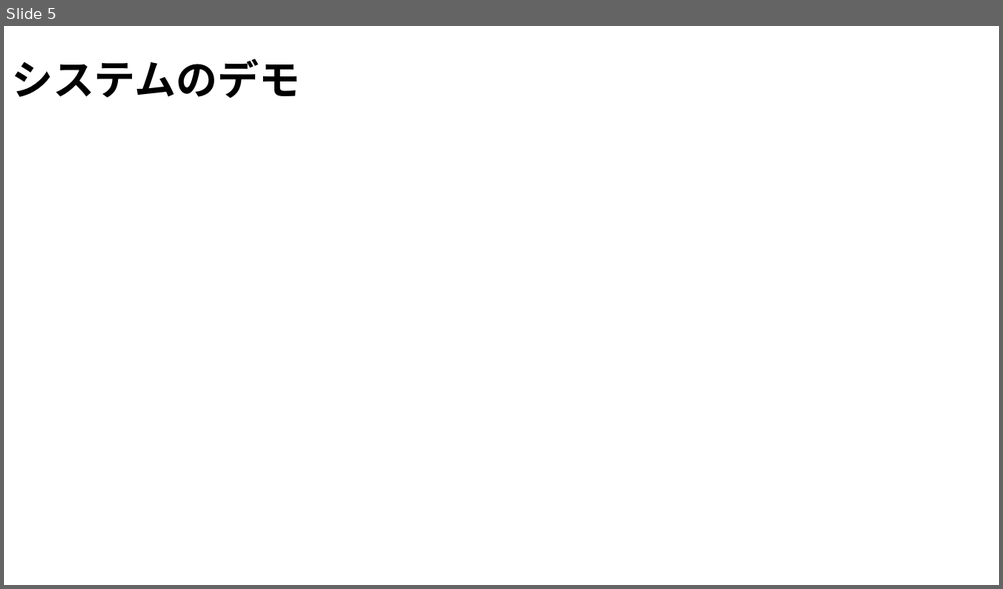
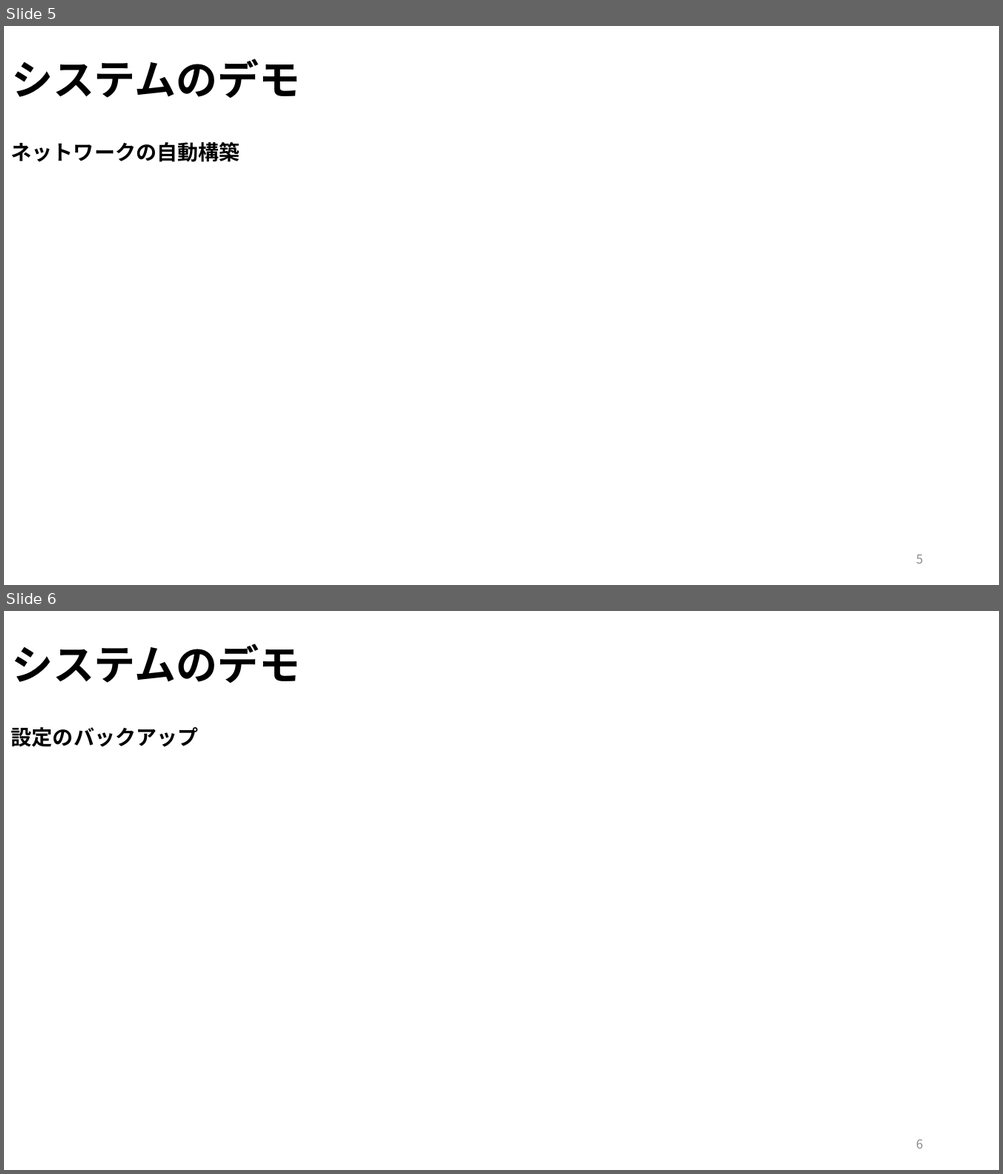
Before and after one commit to OOL2020-goodluckfanfield/Document, a slide deck: ool2020_middle_report_volume３_10_25 .pptx. Shown one above the other, each under a label of ours: slide 5 before the commit, slides 5 and 6 after it. The pictures are 1003x589 and 1003x1174 pixels, drawn with LibreOffice and Linux fonts; fonts in the diff are those of the drawing. Boxes give left, top, right and bottom in pixels: in the first picture for what was removed or moved away, otherwise in the second. Text is boxed around its words. In the diff, an @@ line names an element or a change of style, - is before the commit and + after.

```diff
--- a/ool2020_middle_report_volume３_10_25 .pptx
+++ b/ool2020_middle_report_volume３_10_25 .pptx
@@ slide 6 added at [4, 611, 999, 1170], background #FFFFFF @@
@@ title added at [11, 644, 300, 683], 40 pt, text #000000, bold @@
+システムのデモ
@@ text added at [11, 727, 198, 747], 20 pt, text #000000, bold @@
+設定のバックアップ
@@ page number added at [916, 1139, 922, 1149], 12 pt, text #8C8C8C @@
+6
@@ slide 5 changed as well @@
@@ text added at [11, 142, 239, 162], 20 pt, text #000000, bold @@
+ネットワークの自動構築
@@ page number added at [916, 555, 922, 564], 12 pt, text #8C8C8C @@
+5
```
Also in this commit, not shown: 9 other slides changed, 2 other slides added.
